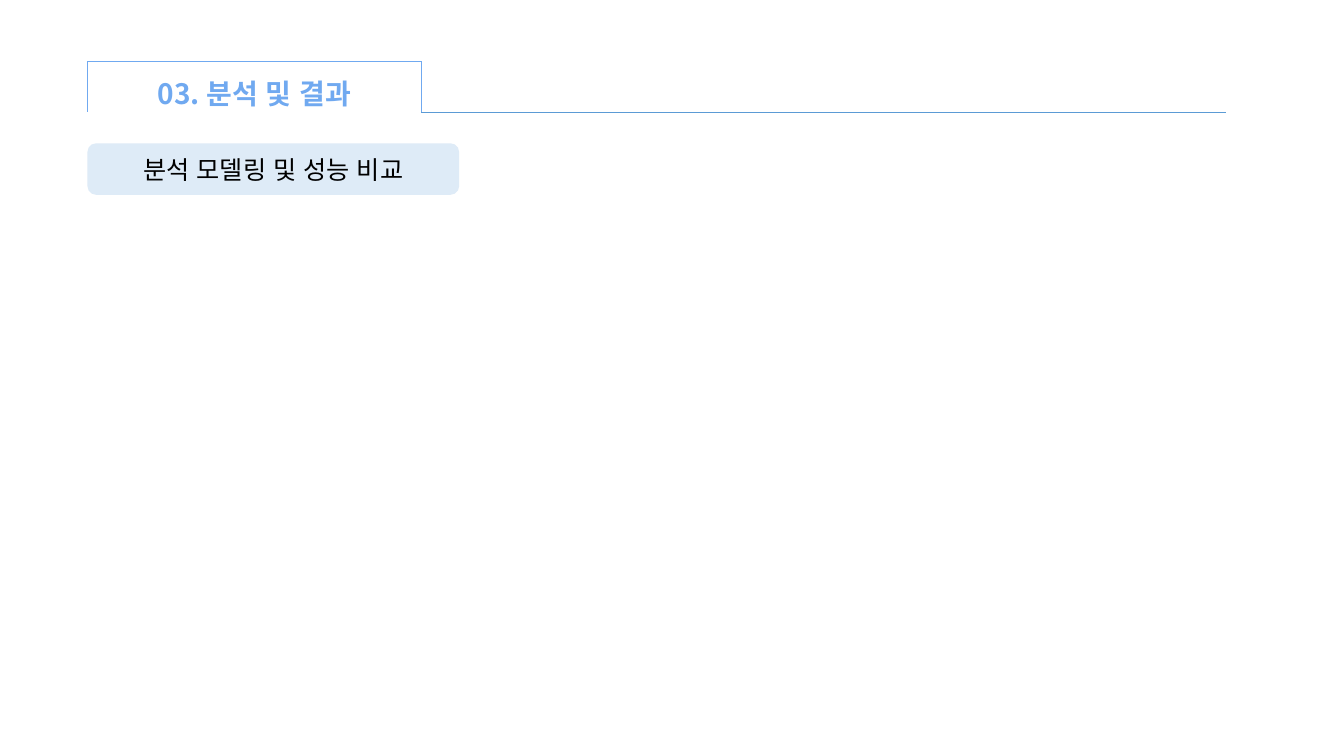
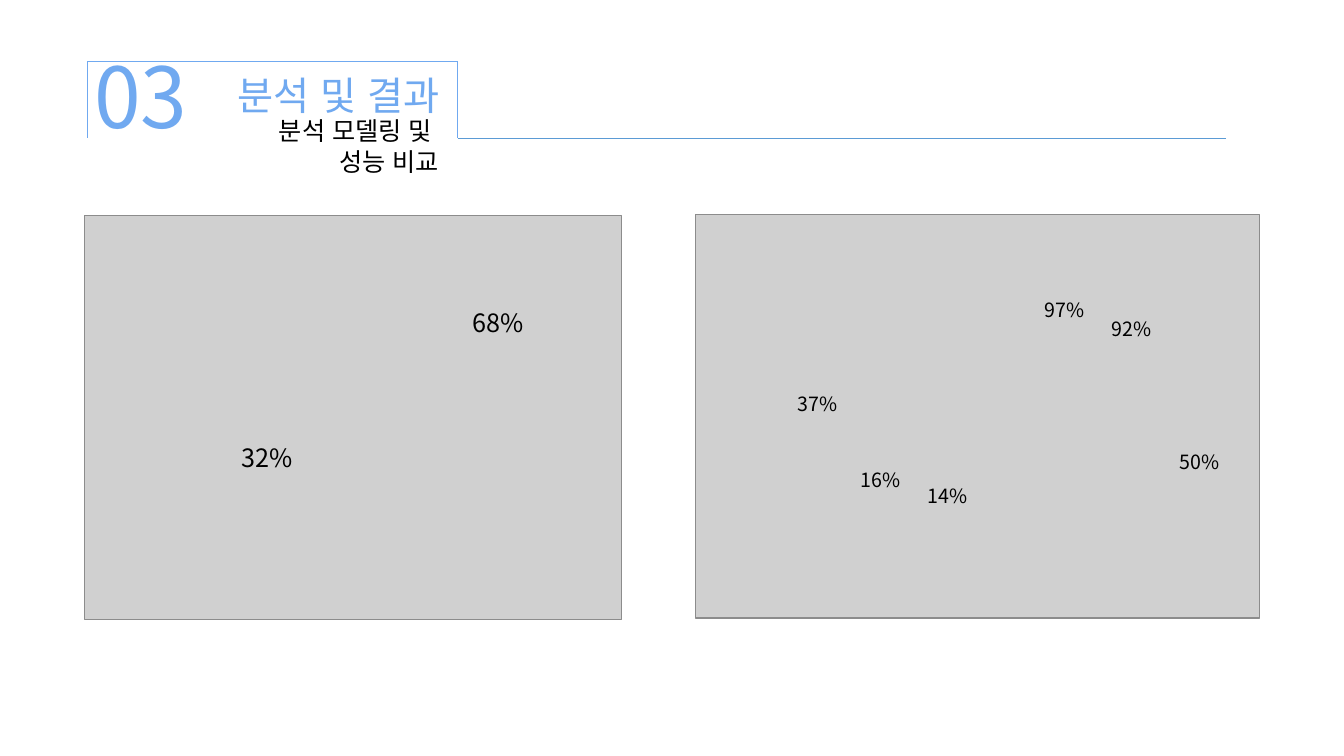
Before and after one commit to xddongx/flexink, a slide deck: slide 11 of titanic/titanic.pptx (slide 15 before the commit). Drawn at 1344x756 pixels with LibreOffice and Linux fonts; fonts in the diff are those of the drawing; grey boxes stand for pictures. Boxes give left, top, right and bottom in pixels: in the first picture for what was removed or moved away, otherwise in the second. Text is boxed around its words. In the diff, an @@ line names an element or a change of style, - is before the commit and + after.

```diff
--- a/titanic/titanic.pptx
+++ b/titanic/titanic.pptx
@@ right bracket resized from (x1=87, y1=61, x2=421, y2=111) to (x1=87, y1=61, x2=457, y2=138) @@
@@ text added at (x1=94, y1=61, x2=187, y2=129), 60 pt, text #70A9F0 @@
+03
@@ text at (x1=237, y1=77, x2=439, y2=121): text changed; size 20 to 28 pt; bold off @@
-03. 분석 및 결과
+분석 및 결과
@@ text at (x1=279, y1=119, x2=439, y2=173): text changed @@
-분석 모델링 및 성능 비교
+분석 모델링 및
+성능 비교
@@ rounded rectangle removed at (x1=88, y1=143, x2=460, y2=195) @@
@@ line moved from (421, 112) - (1226, 112) to (458, 138) - (1226, 138) @@
@@ picture added at (x1=85, y1=216, x2=622, y2=620) @@
@@ picture added at (x1=696, y1=215, x2=1259, y2=619) @@
@@ text added at (x1=472, y1=313, x2=523, y2=333), 18 pt, text #000000 @@
+68%
@@ text added at (x1=1045, y1=302, x2=1085, y2=318), 14 pt, text #000000 @@
+97%
@@ text added at (x1=1111, y1=321, x2=1151, y2=337), 14 pt, text #000000 @@
+92%
@@ text added at (x1=798, y1=396, x2=838, y2=412), 14 pt, text #000000 @@
+37%
@@ text added at (x1=242, y1=448, x2=293, y2=468), 18 pt, text #000000 @@
+32%
@@ text added at (x1=861, y1=472, x2=901, y2=487), 14 pt, text #000000 @@
+16%
@@ text added at (x1=1180, y1=454, x2=1220, y2=470), 14 pt, text #000000 @@
+50%
@@ text added at (x1=928, y1=488, x2=968, y2=503), 14 pt, text #000000 @@
+14%
```
Also in this commit, not shown: 12 other slides changed, 5 slides added, 10 slides removed, 13 other files.
